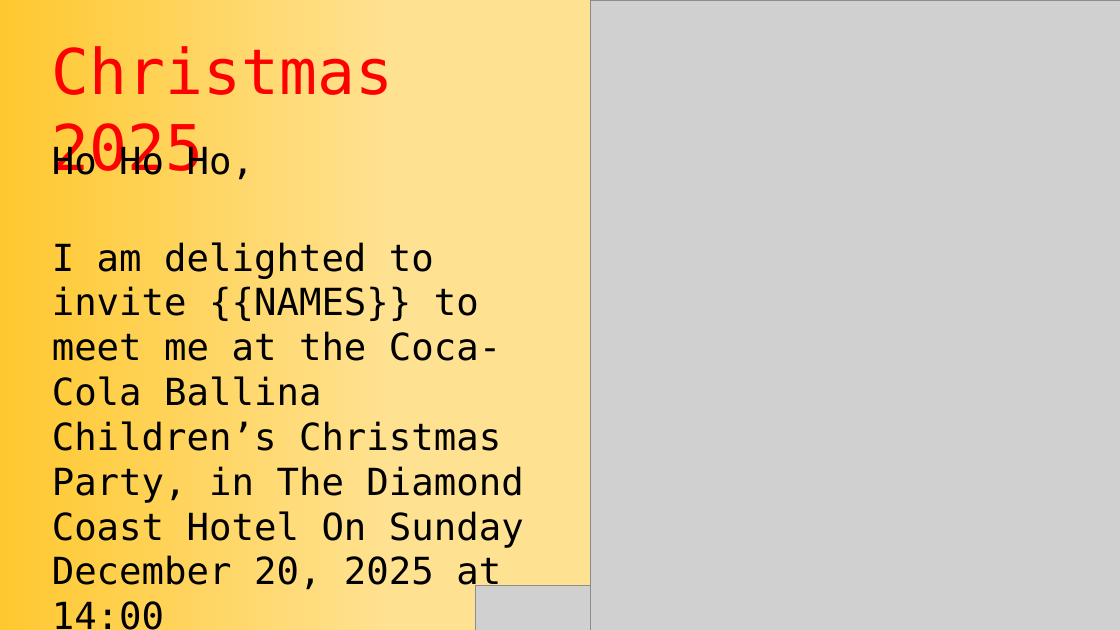
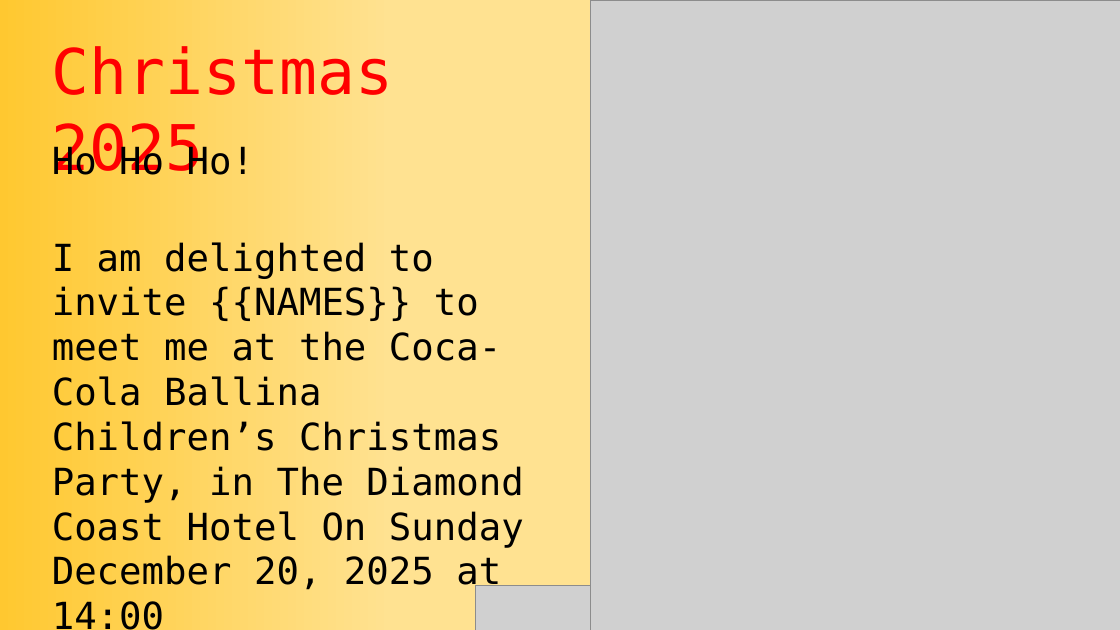
Before and after one commit to S00211948/Dymo-Print-Manager, a slide deck: slide 1 of Templates/Childrens_Party_Invite_Template.pptx. Drawn at 1120x630 pixels with LibreOffice and Linux fonts; fonts in the diff are those of the drawing; grey boxes stand for pictures. Boxes give left, top, right and bottom in pixels: in the first picture for what was removed or moved away, otherwise in the second. Text is boxed around its words. In the diff, an @@ line names an element or a change of style, - is before the commit and + after.

```diff
--- a/Templates/Childrens_Party_Invite_Template.pptx
+++ b/Templates/Childrens_Party_Invite_Template.pptx
@@ text at (x1=52, y1=143, x2=254, y2=175): text changed @@
-Ho Ho Ho,
+Ho Ho Ho!
```
Also in this commit, not shown: 4 other files.
